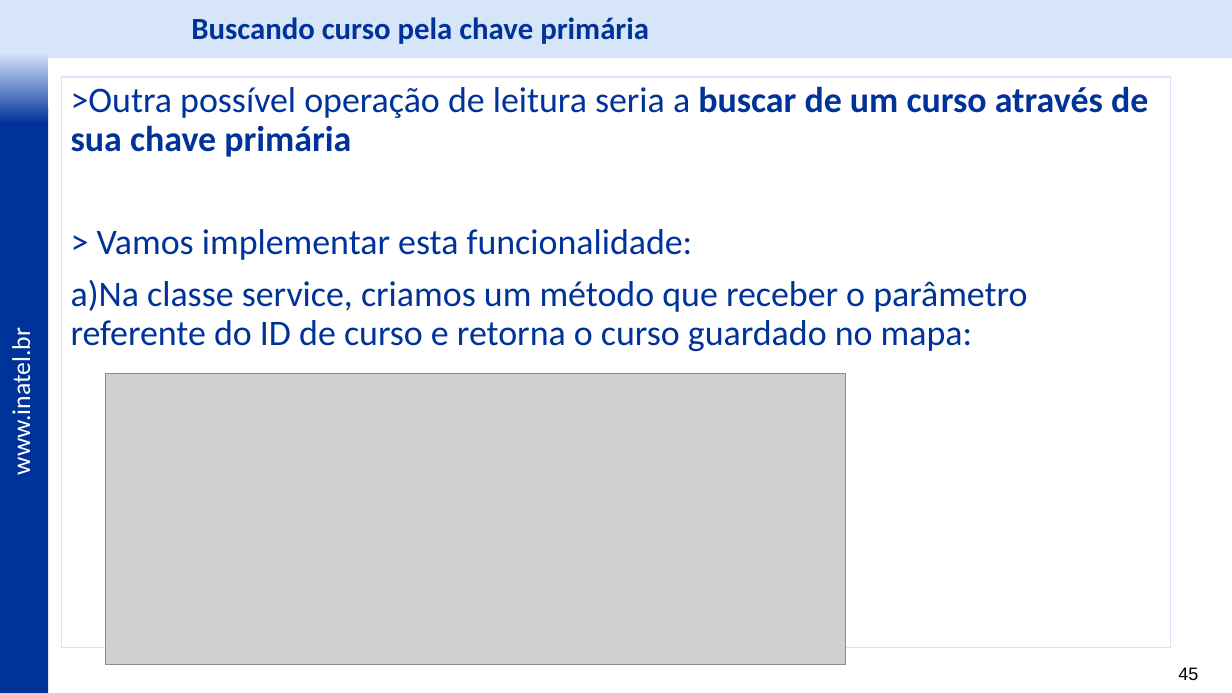
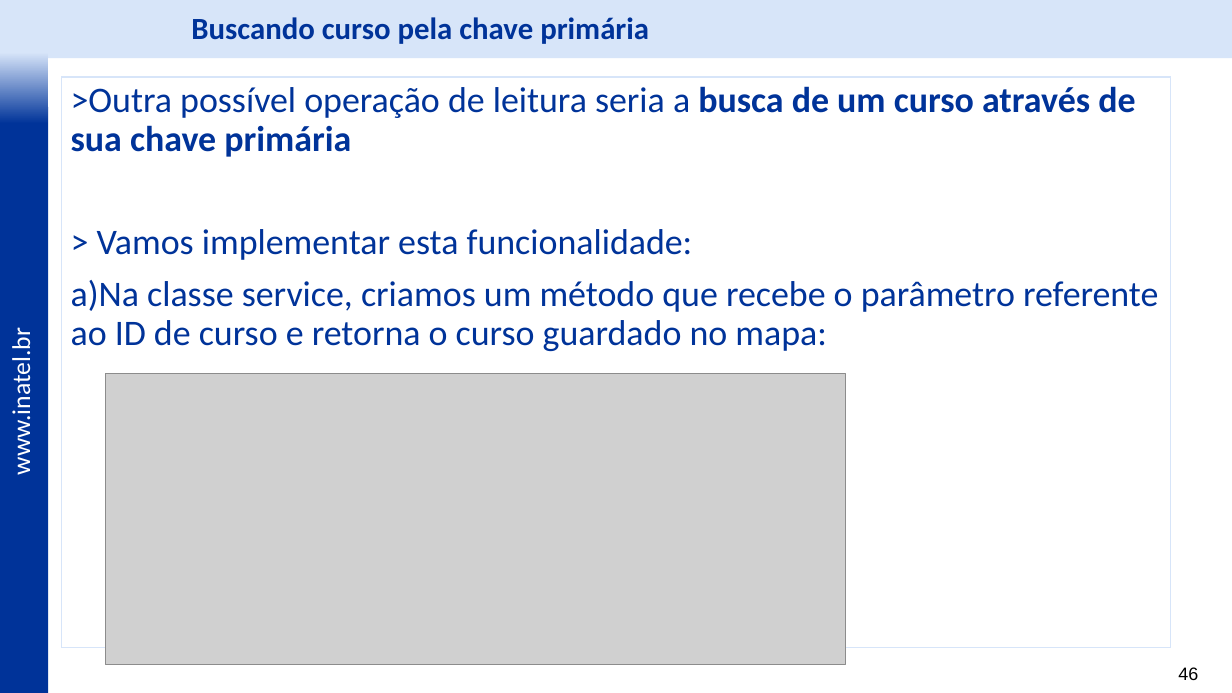
Before and after one commit to vitor-figueiredo/MyRestAPI, a slide deck: slide 46 of docs/Laboratório - REST - v2.pptx (slide 45 before the commit). Drawn at 1232x693 pixels with LibreOffice and Linux fonts; fonts in the diff are those of the drawing; grey boxes stand for pictures; background and template pictures are left out. Boxes give left, top, right and bottom in pixels: in the first picture for what was removed or moved away, otherwise in the second. Text is boxed around its words. In the diff, an @@ line names an element or a change of style, - is before the commit and + after.

```diff
--- a/docs/Laboratório - REST - v2.pptx
+++ b/docs/Laboratório - REST - v2.pptx
@@ text in rectangle at box(71, 86, 1135, 157): text changed @@
->Outra possível operação de leitura seria a buscar de um curso através de sua chave primária
+>Outra possível operação de leitura seria a busca de um curso através de sua chave primária
@@ text in rectangle at box(71, 280, 1158, 351): text changed @@
-a)Na classe service, criamos um método que receber o parâmetro referente do ID de curso e retorna o curso guardado no mapa:
+a)Na classe service, criamos um método que recebe o parâmetro referente ao ID de curso e retorna o curso guardado no mapa:
@@ page number at box(1178, 667, 1198, 680): text changed @@
-45
+46
```
Also in this commit, not shown: 16 other slides changed, 2 slides added, 1 slide removed, 3 other files.
